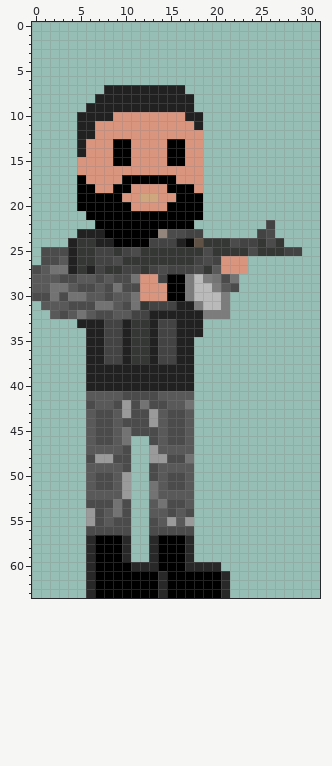
A pixel-art sprite gets an edit: Character/Ennemi/idle_0.png. Above is the file before it was changed.
The file is 32x64 pixels. Pixels under 10% opacity are left out. Colours within 5 levels of each other are drawn and written as one.
After:
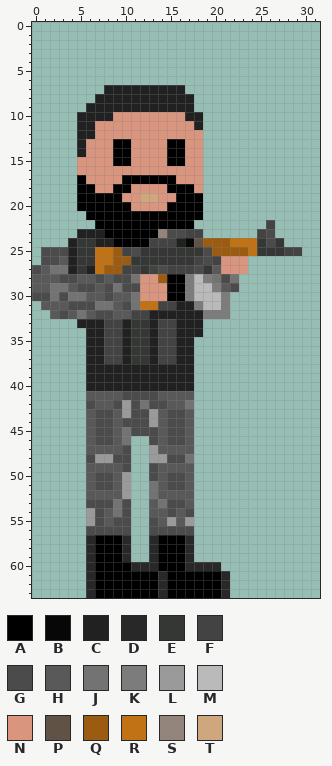
Palette (. is transparent): A #000000  B #070707  C #212121  D #292828  E #353735  F #434343  G #4b4b4b  H #595959  J #737373  K #7c7c7c  L #9a9a9a  M #bababa  N #da957f  P #605345  Q #9b5c12  R #c17214  S #93857b  T #cfa77f
Difference:
@@ x 5..26 @@
 23 CCCAAAAAASGGFF......FG
-24 EECCAAAAFFFCBPEEEGFFEG
-25 EEFFEFGEEEEEEEGEEEEGEE
-26 EEFFGEEEEEEEEFGFNNN...
-27 ECFEEFFEFGFFFGEHNNN...
-28 HHGHGGJNNFAAKMKJGJ....
+24 EECCAAAAFFFCBPQQQRRREG
+25 EERRQFGEEEEEEEGQQQQREE
+26 EERRQQEEEEEEEFGFNNN...
+27 ECRQQFFEFGFFFGEHNNN...
+28 HHGHGGJNNQAAKMKJGJ....
 29 GGHGJGGNNNAAKMMKHG....
 30 JHHGHHJNNNAAKMMMK.....
-31 GGJJHGJEFFFCCKMMK.....
+31 GGJJHGJRRFFCCKMMK.....
 32 JHGGHHFFCCCCCCKKK.....
